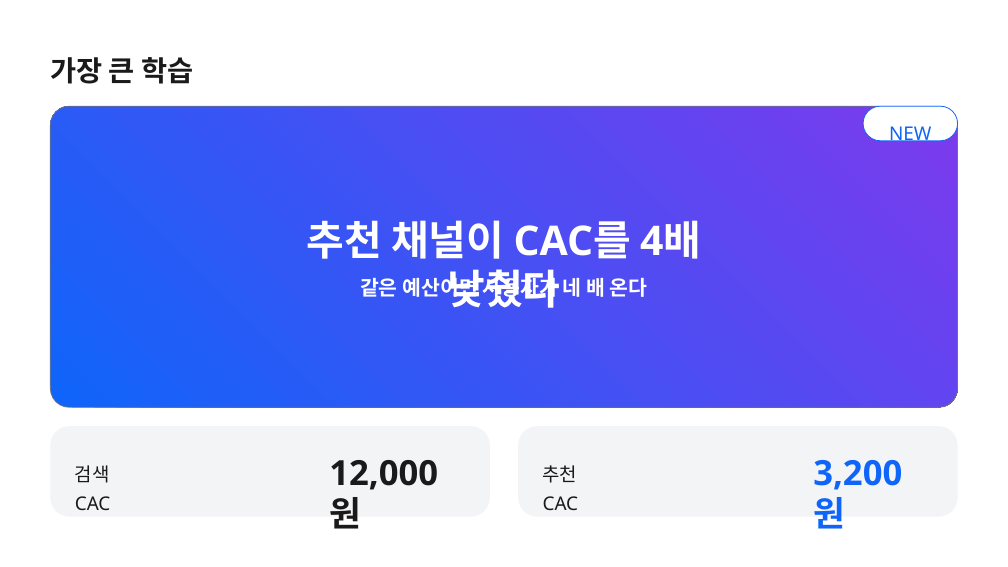
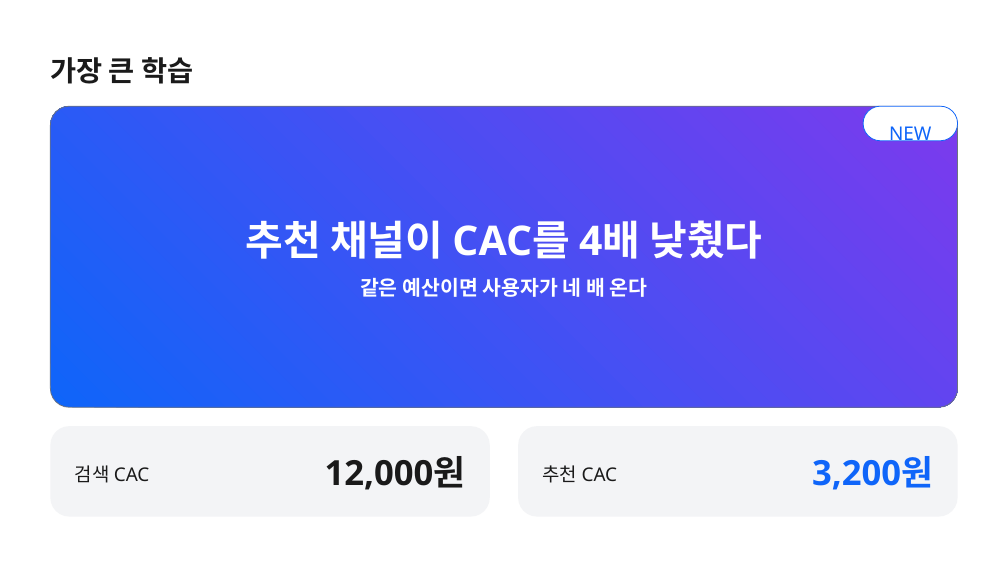
Before and after one commit to k2sebeom/balpyo, a slide deck: slide 5 of examples/showcase/decks/quarterly-review/q3-비즈니스-리뷰.pptx. Drawn at 1008x567 pixels with LibreOffice and Linux fonts; fonts in the diff are those of the drawing. Boxes give left, top, right and bottom in pixels: in the first picture for what was removed or moved away, otherwise in the second. Text is boxed around its words. In the diff, an @@ line names an element or a change of style, - is before the commit and + after.

```diff
--- a/examples/showcase/decks/quarterly-review/q3-비즈니스-리뷰.pptx
+++ b/examples/showcase/decks/quarterly-review/q3-비즈니스-리뷰.pptx
@@ text "추천 채널이 CAC를 4배 낮췄다" rewrapped from (x1=307, y1=220, x2=701, y2=308) to (x1=246, y1=220, x2=762, y2=259) @@
@@ text "같은 예산이면 사용자가 네 배 ..." rewrapped from (x1=360, y1=274, x2=648, y2=300) to (x1=360, y1=278, x2=648, y2=297) @@
@@ text "검색 CAC" rewrapped from (x1=75, y1=465, x2=111, y2=510) to (x1=75, y1=465, x2=150, y2=483) @@
@@ text "12,000원" rewrapped from (x1=329, y1=460, x2=438, y2=490) to (x1=325, y1=456, x2=466, y2=490) @@
@@ text "추천 CAC" rewrapped from (x1=543, y1=465, x2=579, y2=510) to (x1=543, y1=465, x2=618, y2=483) @@
@@ text "3,200원" rewrapped from (x1=813, y1=460, x2=902, y2=490) to (x1=812, y1=456, x2=933, y2=490) @@
```
Also in this commit, not shown: 2 other slides changed, 2 other files.
